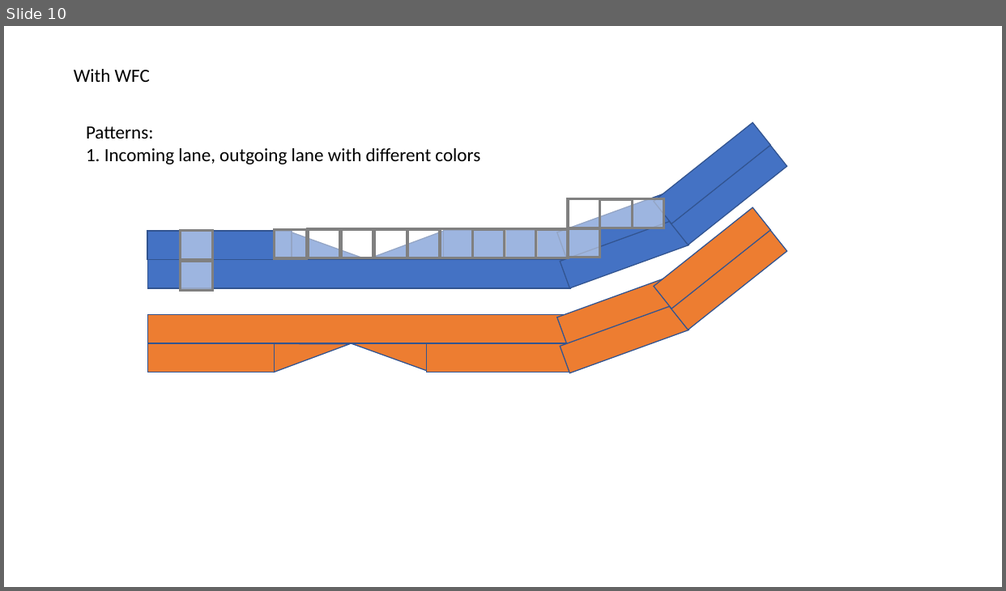
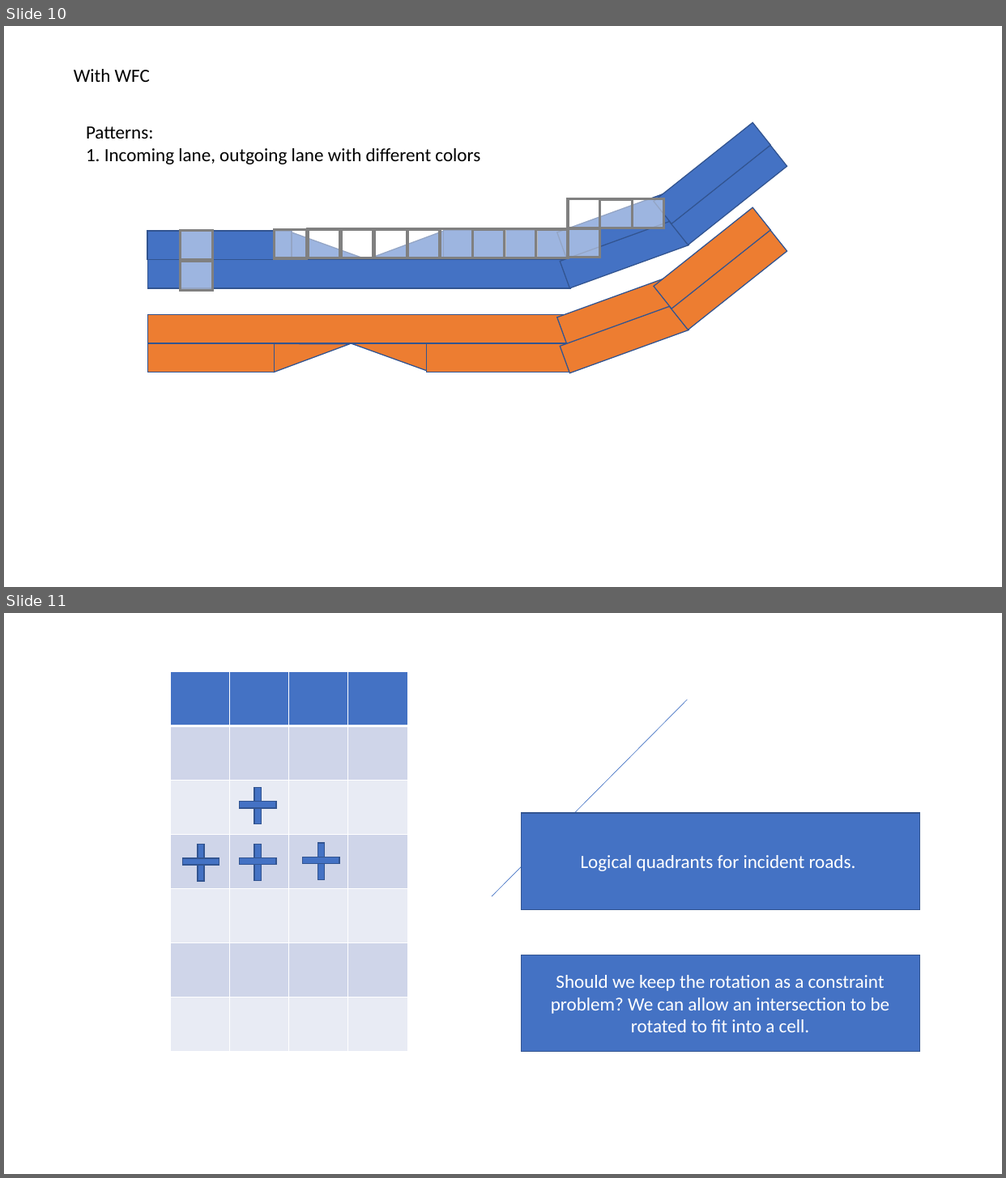
Before and after one commit to AugmentedDesignLab/junction-art, a slide deck: plan/road gen plan.pptx. Shown one above the other, each under a label of ours: slide 10 before the commit, slides 10 and 11 after it. The pictures are 1006x591 and 1006x1178 pixels, drawn with LibreOffice and Linux fonts; fonts in the diff are those of the drawing. Boxes give left, top, right and bottom in pixels: in the first picture for what was removed or moved away, otherwise in the second. Text is boxed around its words. In the diff, an @@ line names an element or a change of style, - is before the commit and + after.

```diff
--- a/plan/road gen plan.pptx
+++ b/plan/road gen plan.pptx
@@ slide 11 added at bbox=[4, 613, 1002, 1174], background #FFFFFF @@
@@ table added at bbox=[170, 672, 407, 1052], 7 rows, 4 columns @@
+ |  |  | 
+ |  |  | 
+ |  |  | 
+ |  |  | 
+ |  |  | 
+ |  |  | 
+ |  |  | 
@@ line added from (492, 897) to (688, 700), #4472C4 0.5 pt @@
@@ rectangle added at bbox=[240, 802, 276, 808], fill #4472C4, outline #325491 1 pt @@
@@ rectangle added at bbox=[255, 787, 262, 824], fill #4472C4, outline #325491 1 pt @@
@@ rectangle added at bbox=[522, 813, 920, 909], fill #4472C4, outline #325491 1 pt, 18 pt, text #FFFFFF @@
+Logical quadrants for incident roads.
@@ rectangle added at bbox=[198, 845, 205, 881], fill #4472C4, outline #325491 1 pt @@
@@ rectangle added at bbox=[255, 845, 262, 881], fill #4472C4, outline #325491 1 pt @@
@@ rectangle added at bbox=[317, 843, 325, 879], fill #4472C4, outline #325491 1 pt @@
@@ rectangle added at bbox=[183, 858, 219, 865], fill #4472C4, outline #325491 1 pt @@
@@ rectangle added at bbox=[240, 858, 276, 865], fill #4472C4, outline #325491 1 pt @@
@@ rectangle added at bbox=[303, 857, 339, 864], fill #4472C4, outline #325491 1 pt @@
@@ rectangle added at bbox=[522, 955, 920, 1052], fill #4472C4, outline #325491 1 pt, 18 pt, text #FFFFFF @@
+Should we keep the rotation as a constraint problem? We can allow an intersection to be rotated to fit into a cell.
```
Also in this commit, not shown: 1 slide changed, 10 other files.
